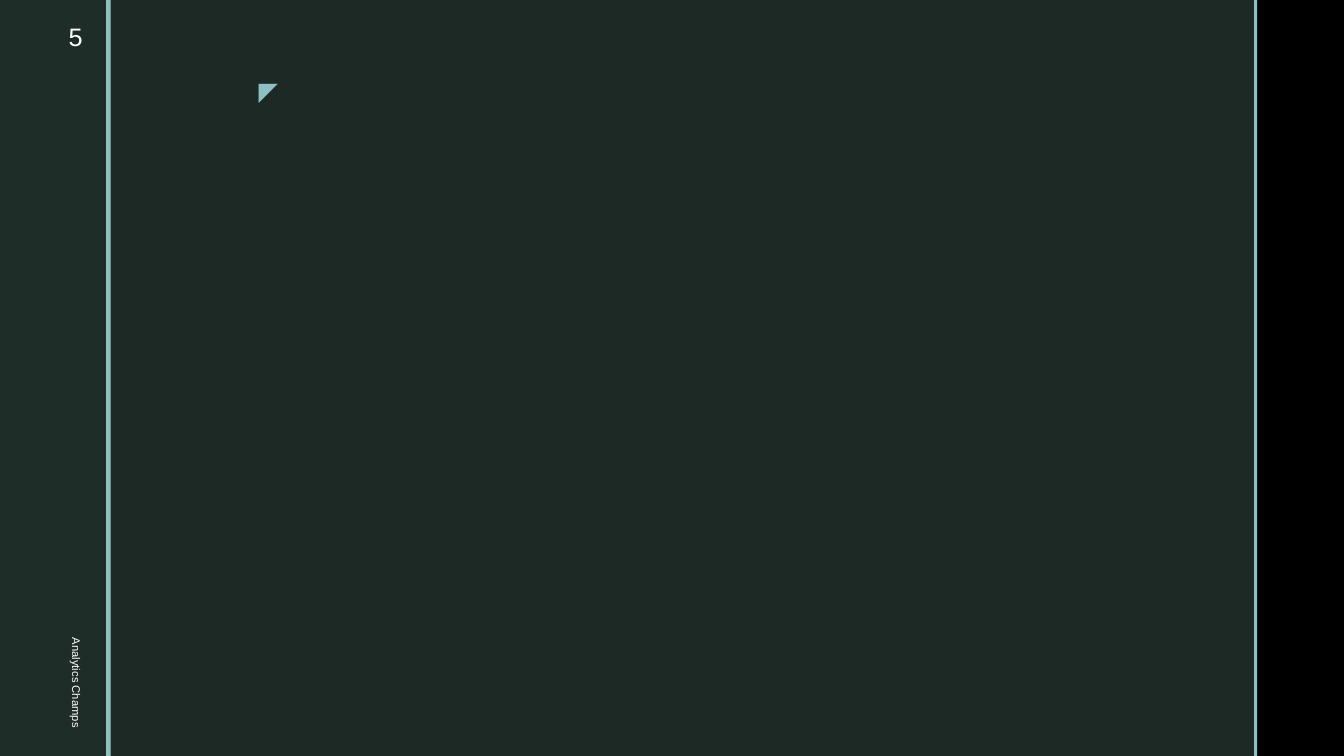
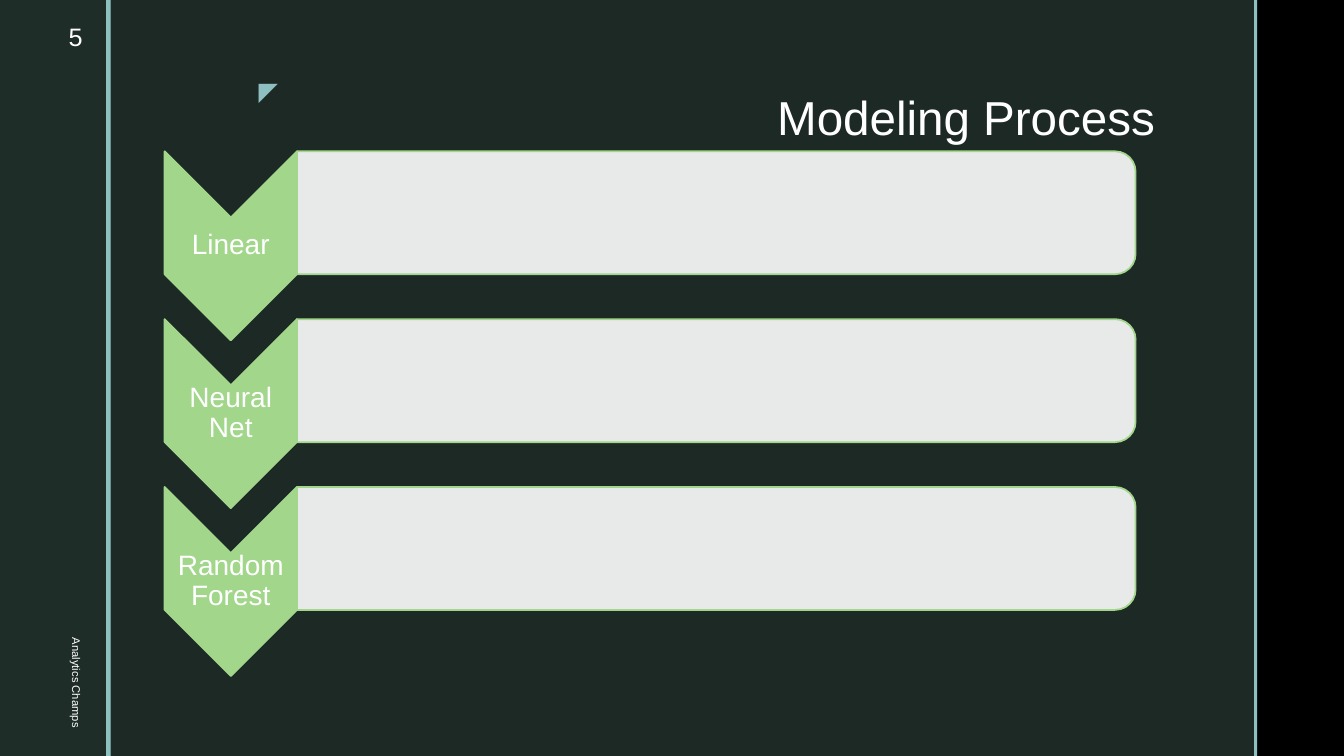
Before and after one commit to amberleeBME/machine-learning-project, a slide deck: slide 5 of Resources/Presentation.pptx. Drawn at 1344x756 pixels with LibreOffice and Linux fonts; fonts in the diff are those of the drawing; background and template pictures are left out. Boxes give left, top, right and bottom in pixels: in the first picture for what was removed or moved away, otherwise in the second. Text is boxed around its words. In the diff, an @@ line names an element or a change of style, - is before the commit and + after.

```diff
--- a/Resources/Presentation.pptx
+++ b/Resources/Presentation.pptx
@@ title added at [777, 100, 1155, 144], 34 pt, text #FFFFFF @@
+Modeling Process
@@ group added at [165, 151, 1136, 676]: 3 chevrons, 3 texts, 3 round same rects @@
+Linear
+Neural Net
+Random Forest
```
Also in this commit, not shown: 4 other files.
